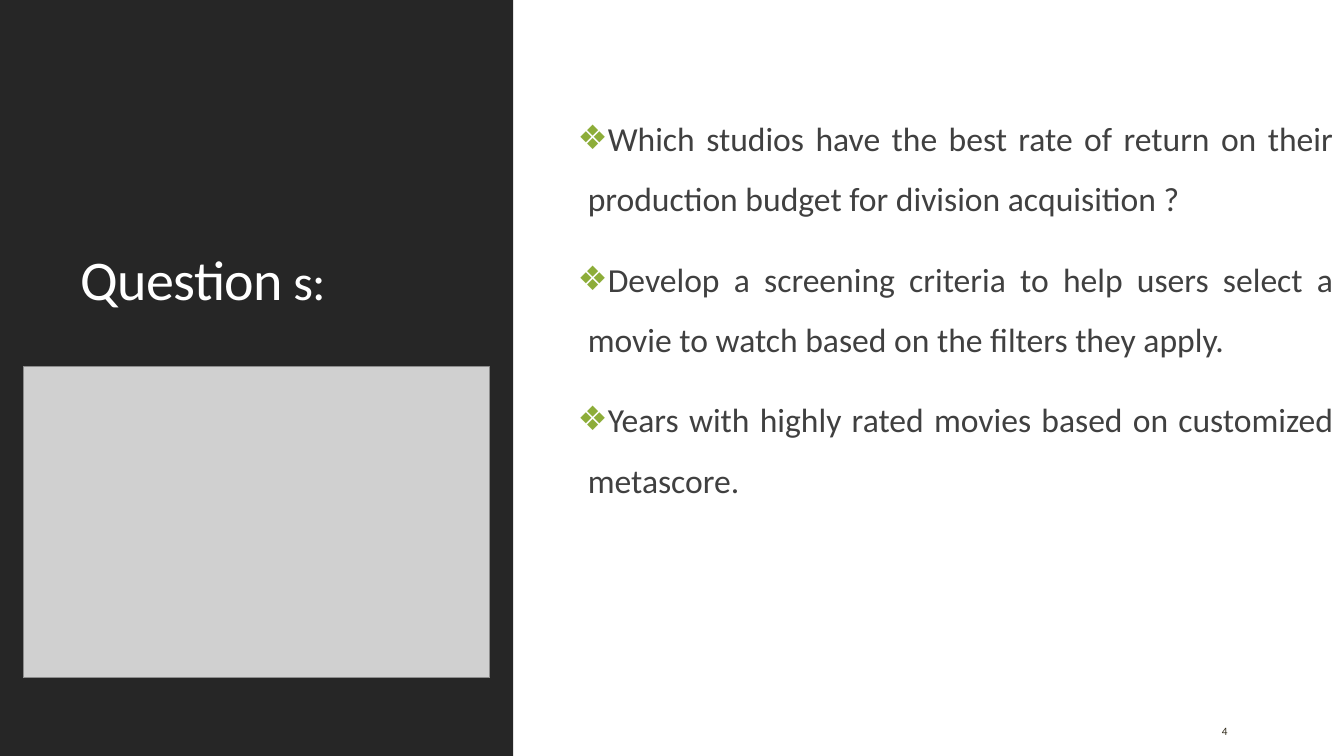
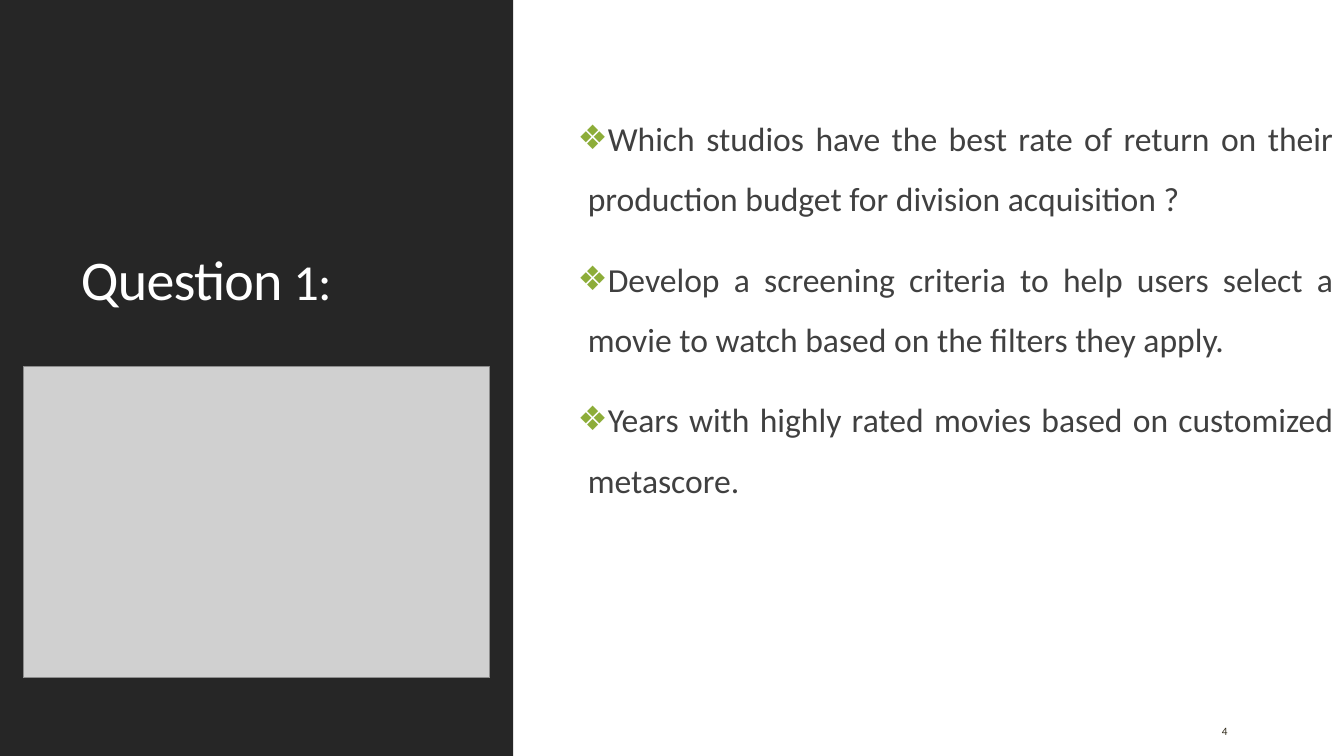
Before and after one commit to Ruthicaf1/GroupProj, a slide deck: slide 4 of TeamCassava_Presentation.pptx. Drawn at 1344x756 pixels with LibreOffice and Linux fonts; fonts in the diff are those of the drawing; grey boxes stand for pictures. Boxes give left, top, right and bottom in pixels: in the first picture for what was removed or moved away, otherwise in the second. Text is boxed around its words. In the diff, an @@ line names an element or a change of style, - is before the commit and + after.

```diff
--- a/TeamCassava_Presentation.pptx
+++ b/TeamCassava_Presentation.pptx
@@ title at (x1=81, y1=261, x2=331, y2=308): text changed @@
-Question s:
+Question 1:
```
Also in this commit, not shown: 1 other slide changed.
